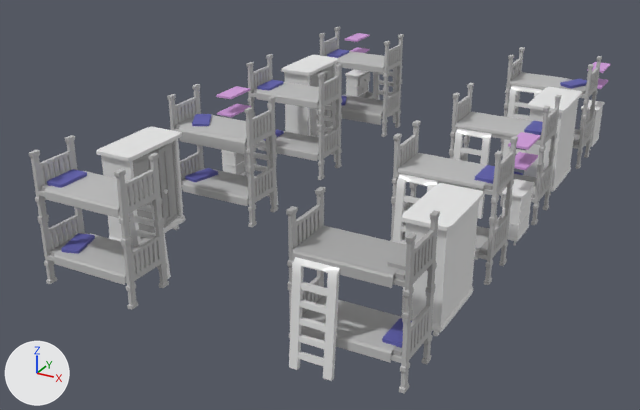
An edit to the FBX model CandificationV2/Assets/Meshes/servants_quarters_scene.fbx, drawn before and after from the same camera.
Rendered twice from a camera (50 mm lens) standing at (0.1082, -0.2328, 0.1072) and looking at (-0.0053, -0.0265, 0.004). Every picture has the same lights, and +X, +Y and +Z are marked at lower left. Where no turn or scale is listed for an object, it has been applied to the vertices.

In view in the first picture: 'closet', 'closet.001', 'closet.002', 'ladder.001', 'pasted__bedframe.005', 'pasted__bedframe.006', 'pasted__bedframe.007', 'pasted__bedframe.013', 'pasted__bedframe.014', 'pasted__bedframe.015', 'pasted__blanket.014', 'pasted__blanket.015'.
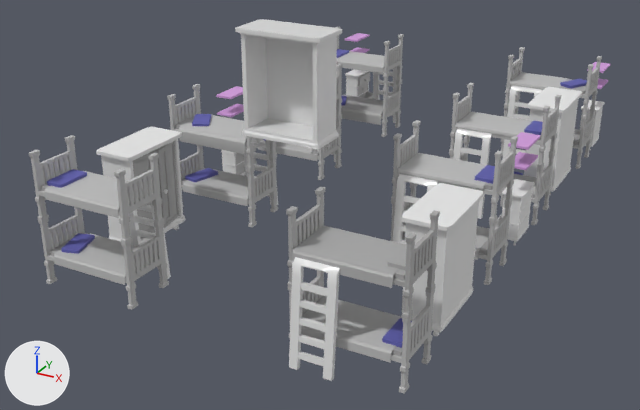
What differs and where, as boxes (x1, y1, x2, y2) in the pictures (640 x 410 px):
'pasted__pasted__drawer_leg7', added
    after: (235, 19, 342, 155)
'closet.003', unchanged, covered by the edit
    before: (281, 55, 339, 136)
'pasted__bedframe.003', unchanged, covered by the edit
    before: (246, 54, 343, 129)
    after: (336, 64, 343, 119)
'pasted__blanket.003', unchanged, covered by the edit
    before: (256, 82, 319, 109)

The change, as a diff of the scene's bpy script:
```diff
--- a/CandificationV2/Assets/Meshes/servants_quarters_scene.fbx.py
+++ b/CandificationV2/Assets/Meshes/servants_quarters_scene.fbx.py
@@ mat_pasted__standardsurface3 @@
+mat_pasted__standardsurface3 = principled_material('pasted__standardSurface3')
+mat_pasted__standardsurface3.base_color = (0.8, 0.8, 0.8)  # white #e7e7e7
+mat_pasted__standardsurface3.roughness = 0.2
@@ me_mesh_108 @@
+me_mesh_108.from_pydata(...)  # 732 vertices, 668 faces; spans x -0.0112..0.0112, y -0.0057..0.0057, z -0.0141..0.0141
+me_mesh_108.materials.append(mat_pasted__standardsurface3)  # white #e7e7e7
@@ ob_pasted__pasted__drawer_leg7 @@
+ob_pasted__pasted__drawer_leg7 = bpy.data.objects.new('pasted__pasted__drawer_leg7', me_mesh_108)
+ob_pasted__pasted__drawer_leg7.location = (0.0037, -0.0578, 0.0482)
```
